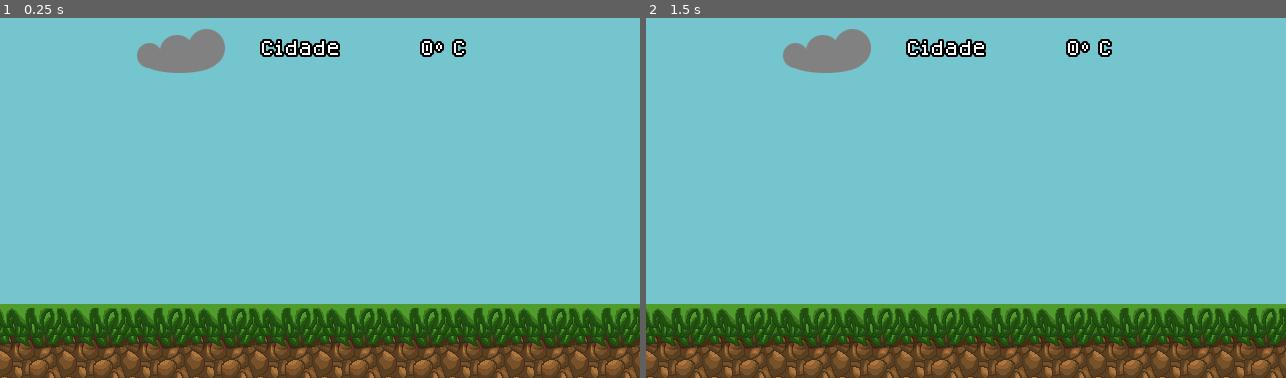
Above: before the commit, frames 1-2 (left to right).
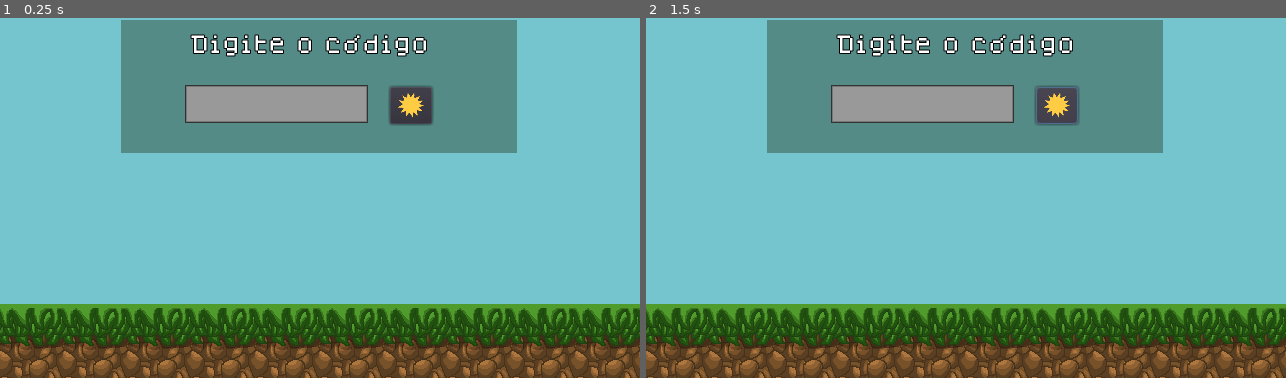
Above: after the commit, the same moments.

Repository: AndreArrebola/WeatherWorld
Game: Godot game, scene res://Scenes/Ambient.tscn
Same seed, same stepped clock (60 frames per second), same inputs: the game is played once before the commit and once after it.
Inputs (mouse positions are in pixels of both pictures, inside the frame that each line leads up to):
- Up to frame 1 (0.25 s): no input
- Up to frame 2 (1.5 s): click (1055, 104) at 0.52 s; click (1055, 104) at 1.27 s

The runs differ from the first frame. In frame 1, 23% of the frame differs, in the area x 18-81%, y 0-38%; in frame 2, 23%.
Error after the commit: Invalid get index 'condition_slug' (on base: 'Nil'). (res://Scripts/Ambient.gd:43)

Commit message:
Add city prompt

Diff:
--- a/Scenes/Ambient.tscn
+++ b/Scenes/Ambient.tscn
@@ -11,6 +11,14 @@
 [ext_resource path="res://rain1.ogg" type="AudioStream" id=9]
 [ext_resource path="res://rain2.ogg" type="AudioStream" id=10]
 [ext_resource path="res://dogicapixel.ttf" type="DynamicFontData" id=11]
+[ext_resource path="res://textfont.tres" type="DynamicFont" id=12]
+[ext_resource path="res://Sprites/Weather Icon Set/sunnyWeather.png" type="Texture" id=13]
+
+[sub_resource type="DynamicFont" id=1]
+outline_size = 2
+outline_color = Color( 0, 0, 0, 1 )
+use_filter = true
+font_data = ExtResource( 11 )
 
 [sub_resource type="DynamicFont" id=2]
 outline_size = 2
@@ -18,13 +26,7 @@
 use_filter = true
 font_data = ExtResource( 11 )
 
-[sub_resource type="DynamicFont" id=3]
-outline_size = 2
-outline_color = Color( 0, 0, 0, 1 )
-use_filter = true
-font_data = ExtResource( 11 )
-
-[sub_resource type="SpriteFrames" id=1]
+[sub_resource type="SpriteFrames" id=3]
 animations = [ {
 "frames": [ ExtResource( 6 ), ExtResource( 8 ), ExtResource( 5 ), ExtResource( 7 ) ],
 "loop": true,
@@ -32,6 +34,17 @@
 "speed": 12.0
 } ]
 
+[sub_resource type="StyleBoxFlat" id=5]
+bg_color = Color( 0.329412, 0.545098, 0.52549, 1 )
+
+[sub_resource type="StyleBoxFlat" id=4]
+border_width_left = 2
+border_width_top = 2
+border_width_right = 2
+border_width_bottom = 2
+border_color = Color( 0.0627451, 0.0627451, 0.0627451, 1 )
+border_blend = true
+
 [node name="Ambient" type="Node2D"]
 script = ExtResource( 1 )
 
@@ -50,7 +63,7 @@
 [node name="WeatherRequest" type="HTTPRequest" parent="."]
 
 [node name="WeatherIcon" type="Sprite" parent="."]
-position = Vector2( 180.395, 46.3791 )
+position = Vector2( 390.885, 45.1899 )
 texture = ExtResource( 3 )
 
 [node name="RainWeak" type="AudioStreamPlayer" parent="."]
@@ -62,22 +75,22 @@
 volume_db = -13.127
 
 [node name="CityLabel" type="Label" parent="."]
-margin_left = 260.3
-margin_top = 22.6202
-margin_right = 340.3
-margin_bottom = 41.6202
+margin_left = 136.622
+margin_top = 17.8634
+margin_right = 216.622
+margin_bottom = 36.8634
+custom_fonts/font = SubResource( 1 )
+text = "Cidade"
+__meta__ = {
+"_edit_use_anchors_": false
+}
+
+[node name="TempLabel" type="Label" parent="."]
+margin_left = 451.4
+margin_top = 21.431
+margin_right = 509.4
+margin_bottom = 40.431
 custom_fonts/font = SubResource( 2 )
-text = "Cidade"
-__meta__ = {
-"_edit_use_anchors_": false
-}
-
-[node name="TempLabel" type="Label" parent="."]
-margin_left = 420.481
-margin_top = 22.6202
-margin_right = 478.481
-margin_bottom = 41.6202
-custom_fonts/font = SubResource( 3 )
 text = "0° C"
 __meta__ = {
 "_edit_use_anchors_": false
@@ -90,40 +103,41 @@
 [node name="Rain1" type="AnimatedSprite" parent="Rain"]
 modulate = Color( 0.54902, 0.54902, 0.54902, 0.756863 )
 z_index = -1
-frames = SubResource( 1 )
+frames = SubResource( 3 )
+frame = 2
+playing = true
+
+[node name="Rain2" type="AnimatedSprite" parent="Rain"]
+modulate = Color( 0.54902, 0.54902, 0.54902, 0.756863 )
+position = Vector2( 252.285, 1.33484 )
+z_index = -1
+frames = SubResource( 3 )
+frame = 2
+playing = true
+
+[node name="Rain3" type="AnimatedSprite" parent="Rain"]
+modulate = Color( 0.54902, 0.54902, 0.54902, 0.756863 )
+position = Vector2( 750.876, -129.581 )
+z_index = -1
+frames = SubResource( 3 )
 frame = 1
 playing = true
-
-[node name="Rain2" type="AnimatedSprite" parent="Rain"]
-modulate = Color( 0.54902, 0.54902, 0.54902, 0.756863 )
-position = Vector2( 252.285, 1.33484 )
-z_index = -1
-frames = SubResource( 1 )
+offset = Vector2( -246.306, 129.581 )
+
+[node name="Rain4" type="AnimatedSprite" parent="Rain"]
+modulate = Color( 0.54902, 0.54902, 0.54902, 0.756863 )
+position = Vector2( 247.641, -363.178 )
+z_index = -1
+frames = SubResource( 3 )
 frame = 1
 playing = true
-
-[node name="Rain3" type="AnimatedSprite" parent="Rain"]
-modulate = Color( 0.54902, 0.54902, 0.54902, 0.756863 )
-position = Vector2( 750.876, -129.581 )
-z_index = -1
-frames = SubResource( 1 )
-playing = true
-offset = Vector2( -246.306, 129.581 )
-
-[node name="Rain4" type="AnimatedSprite" parent="Rain"]
-modulate = Color( 0.54902, 0.54902, 0.54902, 0.756863 )
-position = Vector2( 247.641, -363.178 )
-z_index = -1
-frames = SubResource( 1 )
-playing = true
 offset = Vector2( -246.306, 129.581 )
 
 [node name="Rain5" type="AnimatedSprite" parent="Rain"]
 modulate = Color( 0.54902, 0.54902, 0.54902, 0.756863 )
 position = Vector2( 497.256, -365.848 )
 z_index = -1
-frames = SubResource( 1 )
-frame = 3
+frames = SubResource( 3 )
 playing = true
 offset = Vector2( -246.306, 129.581 )
 
@@ -131,8 +145,7 @@
 modulate = Color( 0.54902, 0.54902, 0.54902, 0.756863 )
 position = Vector2( 753.546, -367.183 )
 z_index = -1
-frames = SubResource( 1 )
-frame = 3
+frames = SubResource( 3 )
 playing = true
 offset = Vector2( -246.306, 129.581 )
 
@@ -145,3 +158,47 @@
 [node name="BGM" type="AudioStreamPlayer" parent="."]
 stream = ExtResource( 4 )
 autoplay = true
+
+[node name="TypeCode" type="Panel" parent="."]
+margin_left = 120.946
+margin_top = 2.18921
+margin_right = 516.946
+margin_bottom = 135.189
+custom_styles/panel = SubResource( 5 )
+__meta__ = {
+"_edit_use_anchors_": false
+}
+
+[node name="Button GO" type="Button" parent="TypeCode"]
+margin_left = 268.92
+margin_top = 66.6489
+margin_right = 310.92
+margin_bottom = 103.649
+icon = ExtResource( 13 )
+expand_icon = true
+__meta__ = {
+"_edit_use_anchors_": false
+}
+
+[node name="Prompt" type="Label" parent="TypeCode"]
+margin_left = 67.7848
+margin_top = 15.4597
+margin_right = 307.785
+margin_bottom = 31.4597
+custom_fonts/font = ExtResource( 12 )
+text = "Digite o código"
+__meta__ = {
+"_edit_use_anchors_": false
+}
+
+[node name="LineEdit" type="LineEdit" parent="TypeCode"]
+margin_left = 64.2971
+margin_top = 65.0
+margin_right = 247.297
+margin_bottom = 103.0
+custom_styles/normal = SubResource( 4 )
+custom_colors/font_color = Color( 0.054902, 0.054902, 0.054902, 1 )
+__meta__ = {
+"_edit_use_anchors_": false
+}
+[connection signal="pressed" from="TypeCode/Button GO" to="." method="_on_Button_GO_pressed"]
--- a/Scripts/Ambient.gd
+++ b/Scripts/Ambient.gd
@@ -29,8 +29,8 @@
 	pass # Replace with function body.
 
 func input(delta):
-	if(Input.is_action_just_released("ui_accept")):
-		$WeatherRequest.request("https://api.hgbrasil.com/weather?fields=only_results,temp,city_name,condition_slug&key=de918127&user_ip=remote")
+	pass
+
 
 # Called every frame. 'delta' is the elapsed time since the previous frame.
 func _process(delta):
@@ -42,13 +42,21 @@
 	var json = JSON.parse(body.get_string_from_utf8())
 	WIcon.texture = load("res://Sprites/Weather Icon Set/" + climateicons[json.result.condition_slug] + ".png")
 	BGTex.texture = load("res://Sprites/bgs/" + climatebgday[json.result.condition_slug] + ".png")
-	if (climatebgday[json.result.condition_slug] == "rain" or climatebgday[json.result.condition_slug] == "storm"):
+	if (json.result.condition_slug == "rain" or json.result.condition_slug == "storm"):
 		$Rain.set_visible(true)
-	if (climatebgday[json.result.condition_slug] == "rain"):
+	if (json.result.condition_slug == "rain"):
 		$RainWeak.play()
-	elif (climatebgday[json.result.condition_slug] == "storm"):
+	elif (json.result.condition_slug == "storm"):
 		$RainStrong.play()
 
-
+	$TypeCode.visible = false
 	CLabel.text = json.result.city_name
 	TLabel.text = str(json.result.temp) + "° C"
+
+
+func _on_Button_GO_pressed():
+	var cityid = $TypeCode/LineEdit.text
+	cityid = cityid.replace(" ", "%20")
+	print (cityid)
+	$WeatherRequest.request("https://api.hgbrasil.com/weather?fields=only_results,temp,city_name,condition_slug&key=de918127&city_name=" + cityid)
+	pass # Replace with function body.
Not shown: 1 places in Scenes/Ambient.tscn that only renumber resources
Not shown, added: credits.txt
